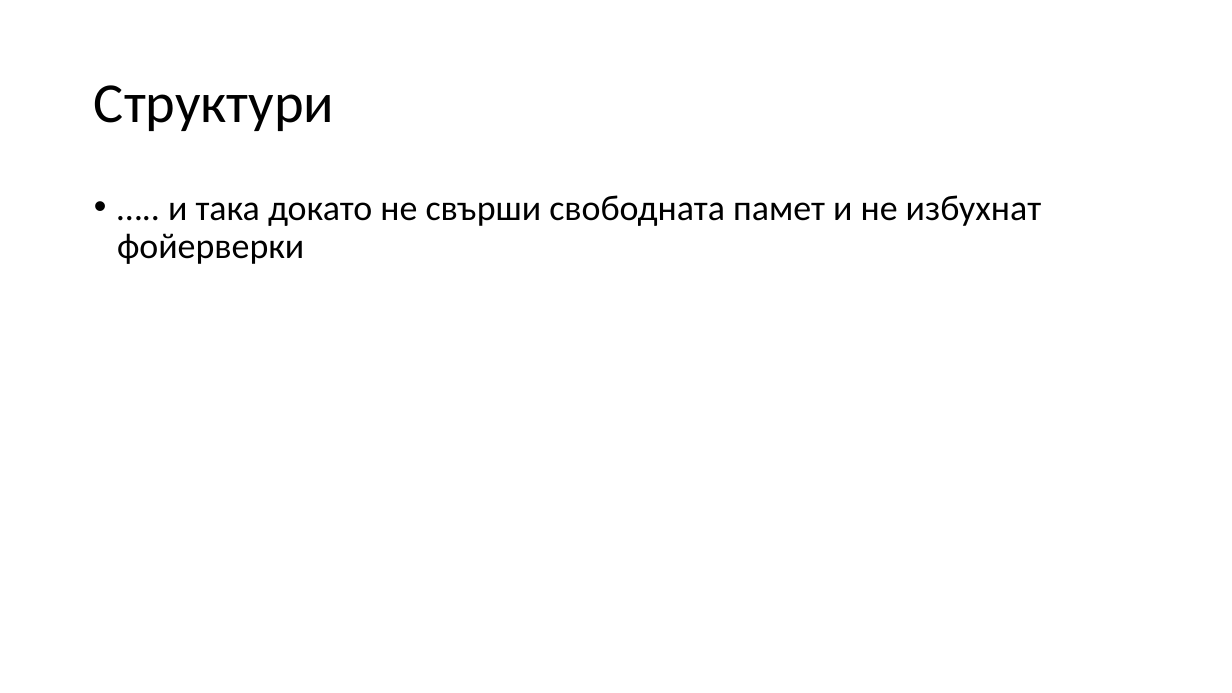
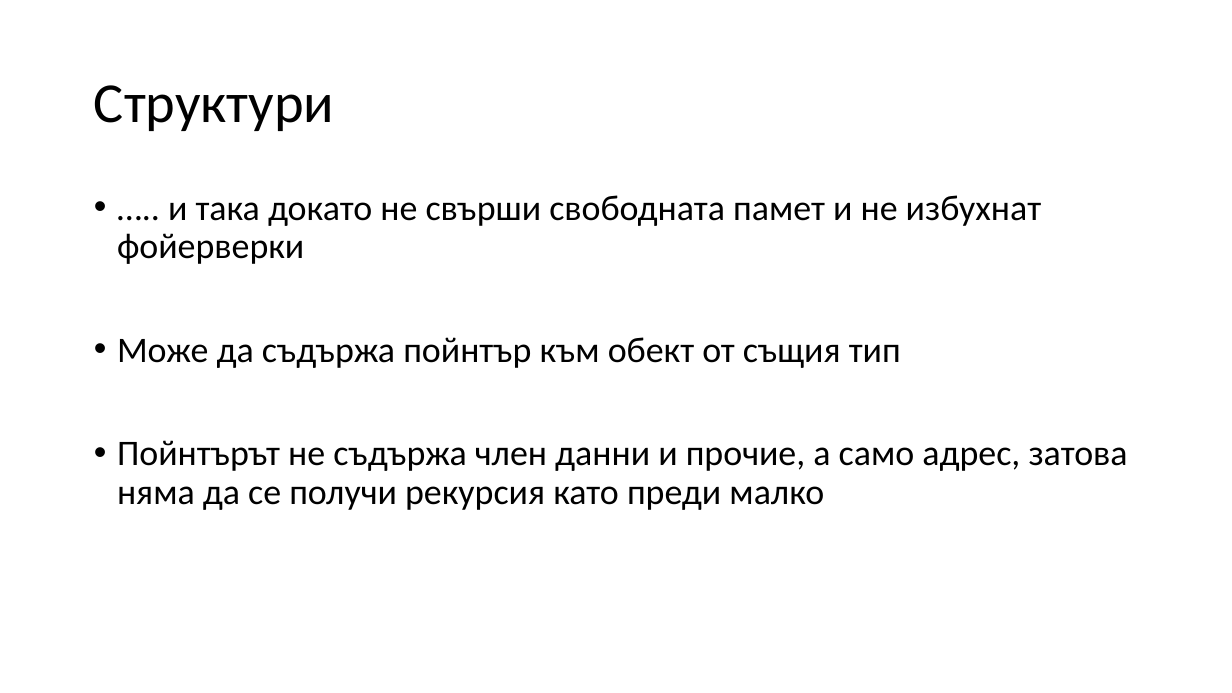
Before and after one commit to Mapmo/Uni-CPP, a slide deck: slide 95 of Introducing To Programming Materials/Consultation 3/Consultation3.pptx (slide 94 before the commit). Drawn at 1232x693 pixels with LibreOffice and Linux fonts; fonts in the diff are those of the drawing. Boxes give left, top, right and bottom in pixels: in the first picture for what was removed or moved away, otherwise in the second. Text is boxed around its words. In the diff, an @@ line names an element or a change of style, - is before the commit and + after.

```diff
--- a/Introducing To Programming Materials/Consultation 3/Consultation3.pptx
+++ b/Introducing To Programming Materials/Consultation 3/Consultation3.pptx
@@ text at <box>117,337,1128,510</box>: paragraphs added @@
+• Може да съдържа пойнтър към обект от същия тип
+• Пойнтърът не съдържа член данни и прочие, а само адрес, затова няма да се получи рекурсия като преди малко
```
Also in this commit, not shown: 19 other slides changed, 3 slides added, 2 other files.
